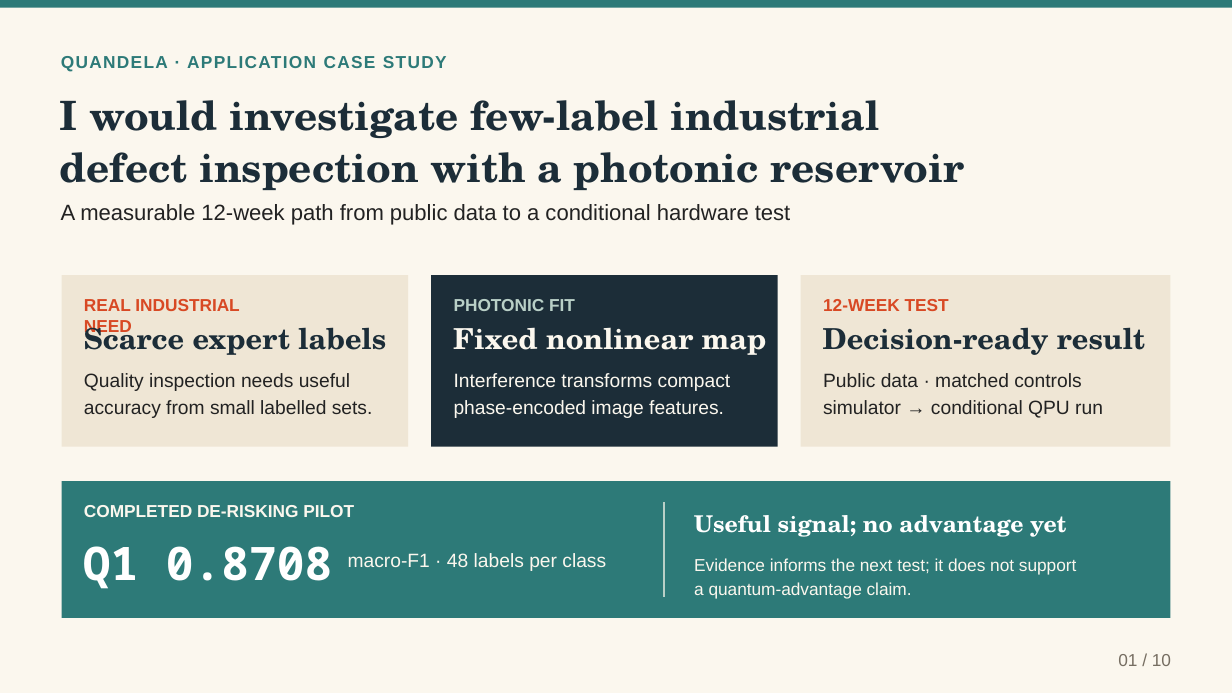
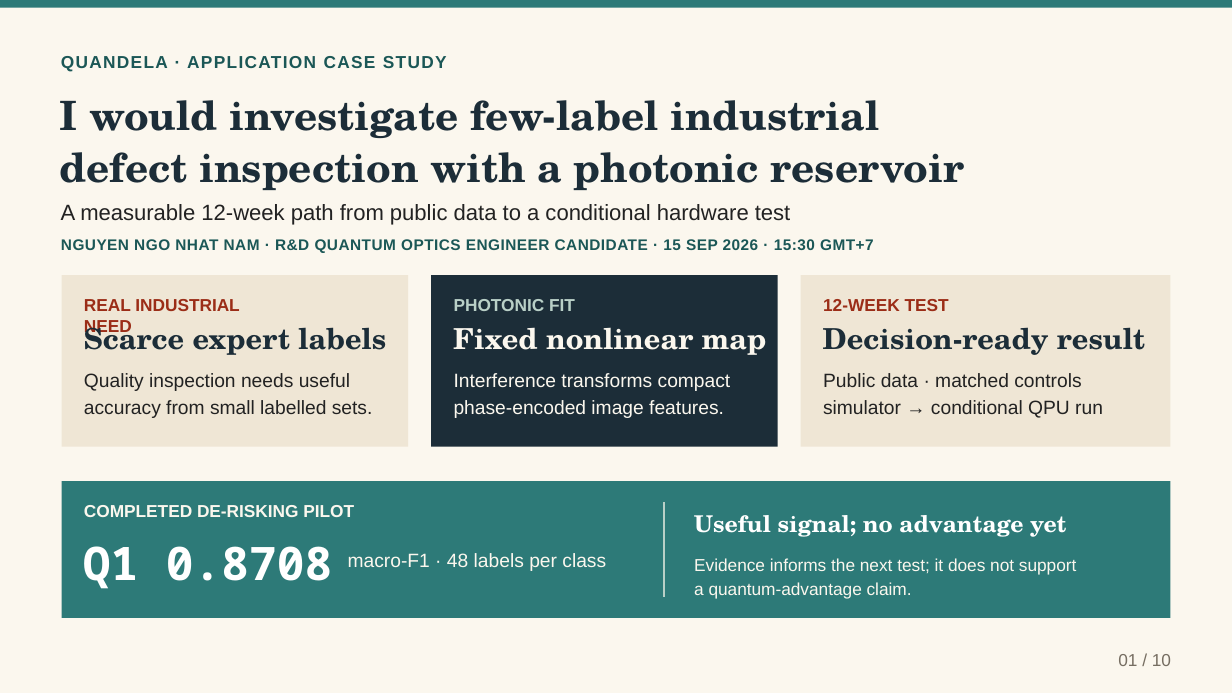
Before and after one commit to MonsieurNam/Quanova_Photonic_Defect_QML, a slide deck: slide 1 of deliverables/Quanova_Photonic_QML_Interview_Case_Study_20260911.pptx. Drawn at 1232x693 pixels with LibreOffice and Linux fonts; fonts in the diff are those of the drawing. Boxes give left, top, right and bottom in pixels: in the first picture for what was removed or moved away, otherwise in the second. Text is boxed around its words. In the diff, an @@ line names an element or a change of style, - is before the commit and + after.

```diff
--- a/deliverables/Quanova_Photonic_QML_Interview_Case_Study_20260911.pptx
+++ b/deliverables/Quanova_Photonic_QML_Interview_Case_Study_20260911.pptx
@@ text "QUANDELA · APPLICATION CASE STUDY" at <box>61,56,447,71</box>: text colour #2D7A78 to #1B5756 @@
@@ text added at <box>61,239,874,253</box>, 12 pt, text #1B5756, bold @@
+NGUYEN NGO NHAT NAM · R&D QUANTUM OPTICS ENGINEER CANDIDATE · 15 SEP 2026 · 15:30 GMT+7
@@ text "REAL INDUSTRIAL NEED" at <box>84,299,239,336</box>: text colour #D84924 to #9B2D17 @@
@@ text "12-WEEK TEST" at <box>823,299,949,311</box>: text colour #D84924 to #9B2D17 @@
```
Also in this commit, not shown: 9 other slides changed, 40 other files.
